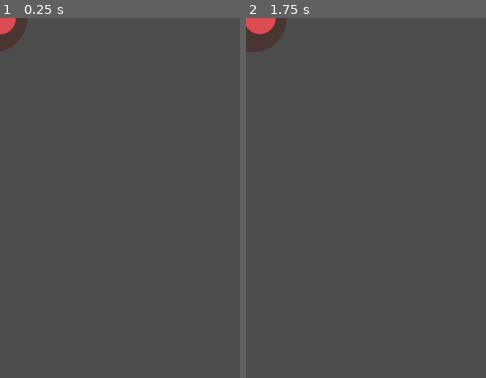
Above: before the commit, frames 1-2 (left to right).
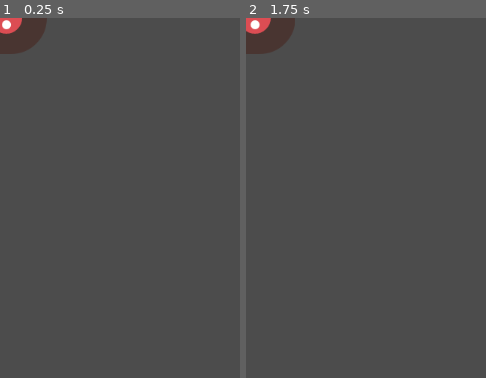
Above: after the commit, the same moments.

Repository: CRBroughton/godot-first-2d-game
Game: Godot game, scene res://Mob.tscn
The game is run twice, just before and just after one commit, with the same random seed, the same clock (stepped at 60 frames per second) and the same inputs. The project has no main scene, so this scene is started directly.
Inputs:
- Up to frame 1 (0.25 s): no input
- Up to frame 2 (1.75 s): hold D (move_right) 0.53-1.28 s; tap Enter at 1.25 s; hold S (move_down) from 1.28 s (still down)
The pictures show only the part of the screen within x 0-50%, y 0-50%; the shares and areas given below are measured in that part.

The runs differ from the first frame. In frame 1, 1.0% of the frame differs, in the area x 0-20%, y 0-10%; in frame 2, 0.6%.

Commit message:
added collision shape

Diff:
--- a/Mob.tscn
+++ b/Mob.tscn
@@ -25,6 +25,9 @@
 "speed": 3.0
 } ]
 
+[sub_resource type="CapsuleShape2D" id=2]
+radius = 37.0
+
 [node name="Mob" type="RigidBody2D"]
 collision_mask = 0
 gravity_scale = 0.0
@@ -35,10 +38,12 @@
 [node name="AnimatedSprite" type="AnimatedSprite" parent="."]
 scale = Vector2( 0.75, 0.75 )
 frames = SubResource( 1 )
-animation = "fly"
+animation = "walk"
 frame = 1
 playing = true
 
 [node name="CollisionShape2D" type="CollisionShape2D" parent="."]
+rotation = 1.5708
+shape = SubResource( 2 )
 
 [node name="VisibilityNotifier2D" type="VisibilityNotifier2D" parent="."]
Not shown: 1 places in Mob.tscn that only renumber resources
